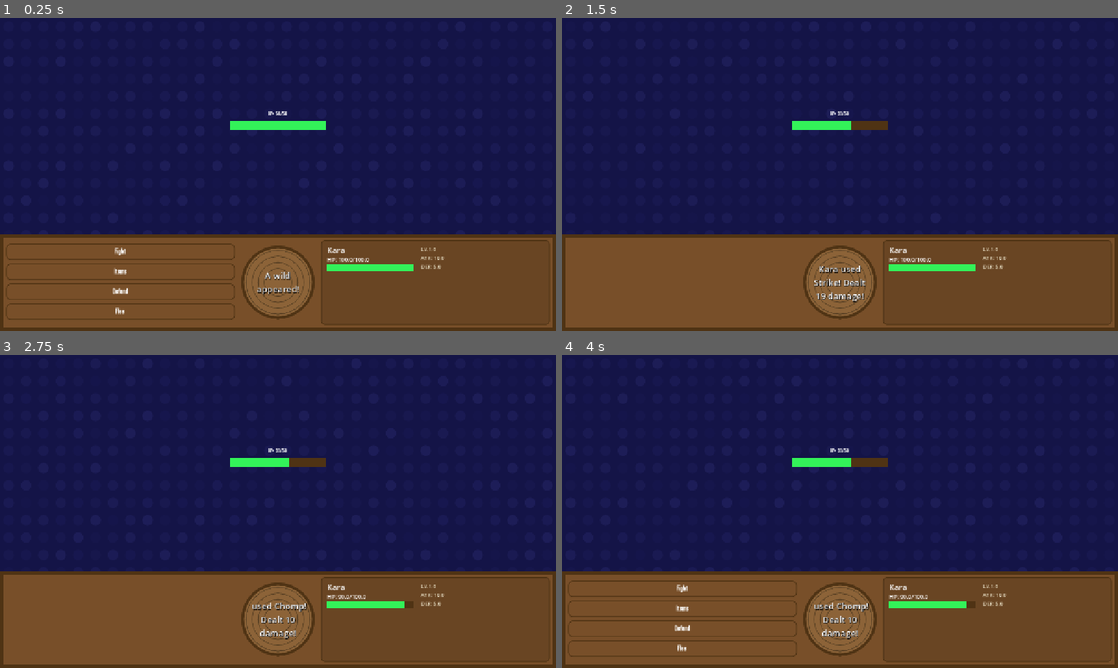
Above: before the commit, frames 1-4 (two rows, left to right).
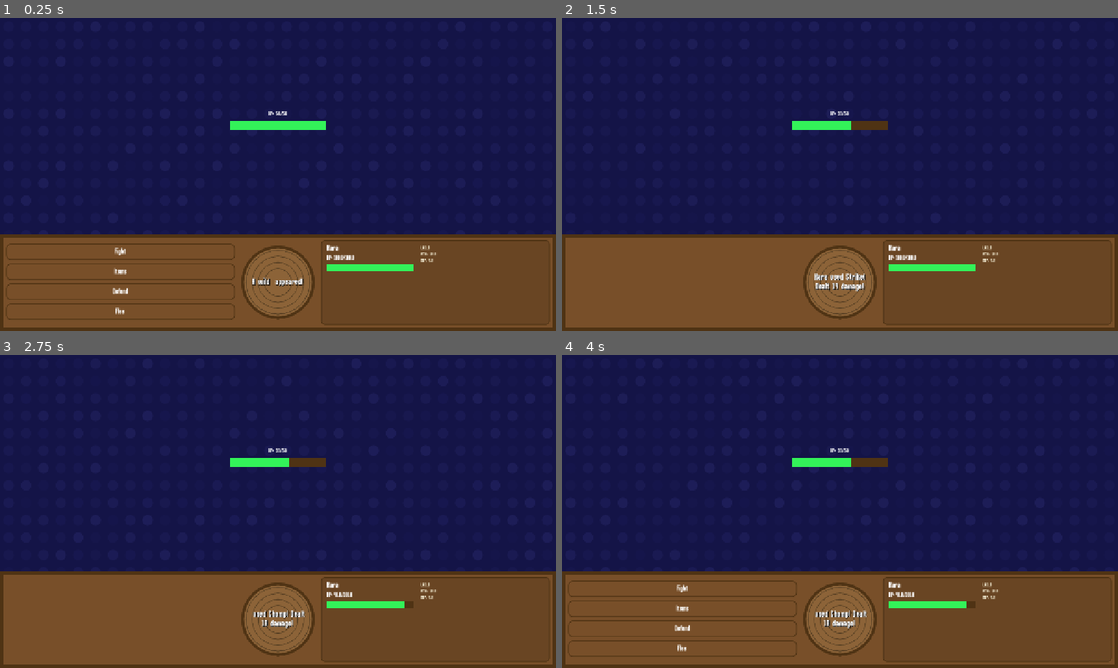
Above: after the commit, the same moments.

Repository: ki-krpto/Wood-Hollow-Academy
Game: Godot game, scene res://battle/battle.tscn
Same seed, same stepped clock (60 frames per second), same inputs: the game is played once before the commit and once after it. This scene is started directly instead of the project's main scene.
Inputs:
- Up to frame 1 (0.25 s): no input
- Up to frame 2 (1.5 s): click "Fight" at 0.5 s; click "Strike" at 1.25 s
- Up to frame 3 (2.75 s): tap Enter at 2 s; hold D (right) from 2.03 s (still down); tap E (interact) at 2.1 s
- Up to frame 4 (4 s): tap Space at 2.75 s; release D (right) at 2.78 s; hold S (down) 2.78-3.53 s; tap E (interact) at 2.85, 3.6 s; hold D (right) from 3.53 s (still down)

The runs differ from the first frame. In frame 1, 0.6% of the frame differs, in the area x 45-80%, y 72-89%; in frame 2, 0.9%, in the area x 45-80%, y 72-91%; in frame 3, 0.9%; in frame 4, 0.9%.

Commit message:
change more things to pixel font

Diff:
--- a/battle/battle.tscn
+++ b/battle/battle.tscn
@@ -146,6 +146,7 @@
 offset_right = 953.0
 offset_bottom = 540.0
 theme_override_colors/font_color = Color(1, 1, 1, 1)
+theme_override_fonts/font = ExtResource("2_tiqy5")
 theme_override_font_sizes/font_size = 18
 
 [node name="PlayerHPLabel" type="Label" parent="." unique_id=1725630583]
@@ -155,6 +156,7 @@
 offset_right = 953.0
 offset_bottom = 560.0
 theme_override_colors/font_color = Color(1, 1, 1, 1)
+theme_override_fonts/font = ExtResource("2_tiqy5")
 theme_override_font_sizes/font_size = 13
 
 [node name="PlayerHPBarBg" type="ColorRect" parent="." unique_id=1518981927]
@@ -180,6 +182,7 @@
 offset_right = 1249.0
 offset_bottom = 582.0
 theme_override_colors/font_color = Color(0.95, 0.92, 0.82, 1)
+theme_override_fonts/font = ExtResource("2_tiqy5")
 theme_override_font_sizes/font_size = 12
 
 [node name="BtnFight" type="Button" parent="." unique_id=542483290]
@@ -233,6 +236,7 @@
 theme_override_colors/font_shadow_color = Color(0, 0, 0, 1)
 theme_override_constants/shadow_offset_x = 1
 theme_override_constants/shadow_offset_y = 1
+theme_override_fonts/font = ExtResource("2_tiqy5")
 theme_override_font_sizes/font_size = 20
 horizontal_alignment = 1
 vertical_alignment = 1
